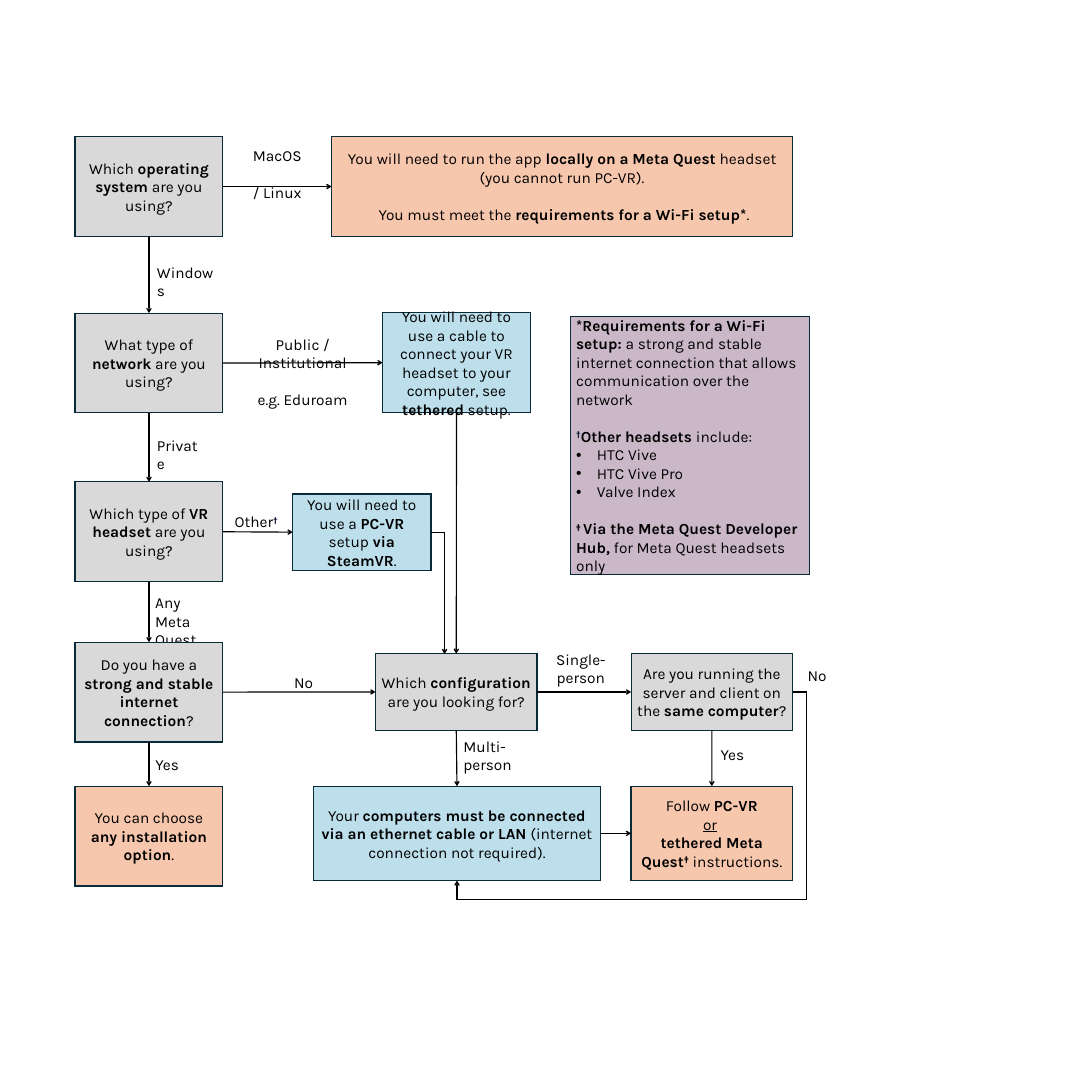
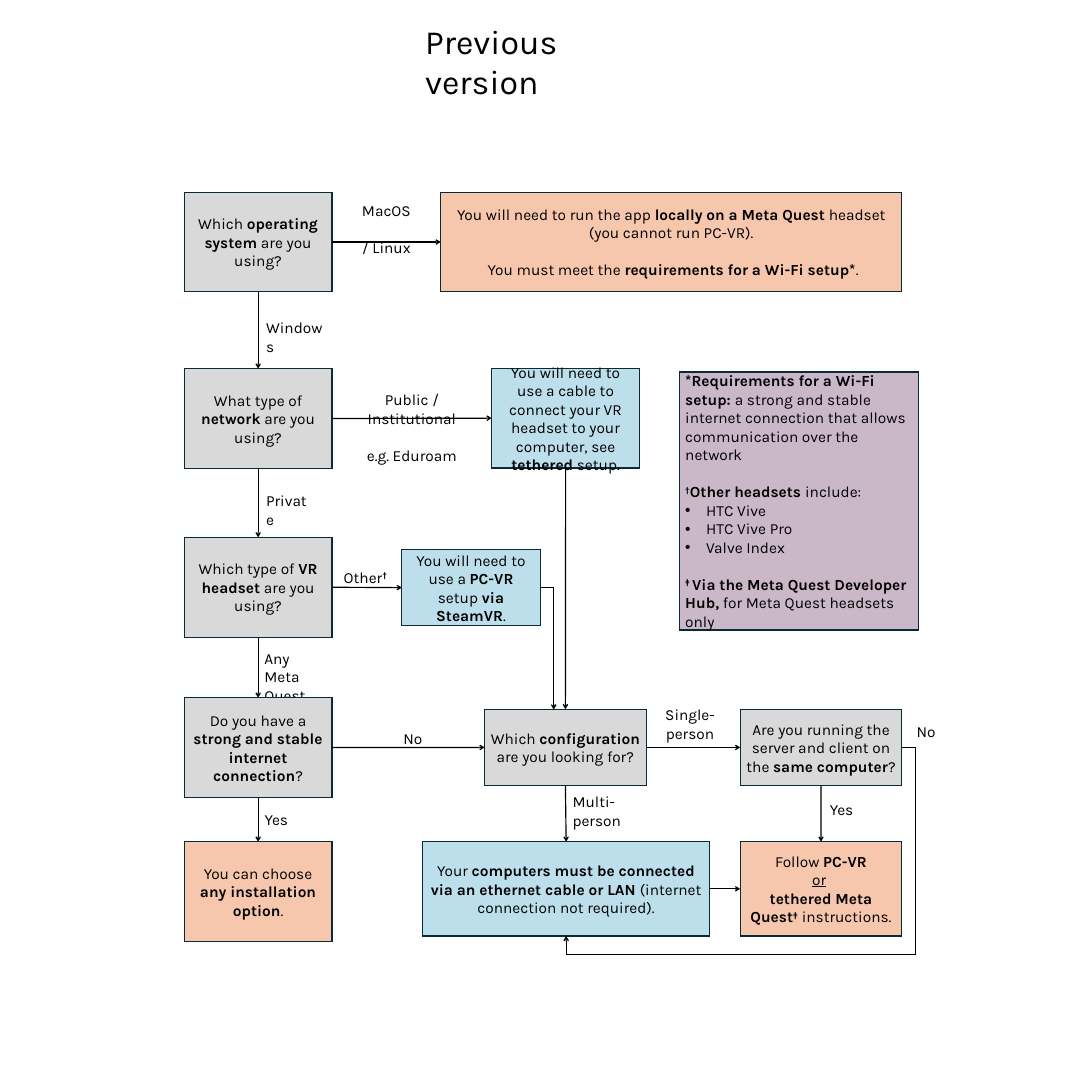
Before and after one commit to IRL2/nanover-docs, a slide deck: slide 2 of source/assets/flow-chart.pptx. Drawn at 1092x1092 pixels with LibreOffice and Linux fonts; fonts in the diff are those of the drawing. Boxes give left, top, right and bottom in pixels: in the first picture for what was removed or moved away, otherwise in the second. Text is boxed around its words. In the diff, an @@ line names an element or a change of style, - is before the commit and + after.

Commit message:
Add option to use mobile hotspot instead of Eduroam (#176)
* Add mobile hotspot as option to flow diagram

Modified the flow diagram for "choosing your iMD-VR setup" to specify that private networks include both private Wi-Fi and mobile hotspots. This change is reflected in the png image and the powerpoint source file. Also added headings to the powerpoint to make it clear what is on each page.

* Add URL to NanoVer-iMD-VR tutorial page

Add hyperlink to nanover-imd-vr github page.

* Clarify use of mobile hotspot for wireless setup

Add clarification to the "requirements for a wireless setup" that you may use a mobile hotspot.

```diff
--- a/source/assets/flow-chart.pptx
+++ b/source/assets/flow-chart.pptx
@@ text added at (425,30,557,95), 44 pt, text #000000 @@
+Previous version
@@ 13 rectangles, 13 arrows, 12 texts, 2 elbow arrows: place and size @@
-13 rectangles, 13 arrows, 12 texts, 2 elbow arrows at (75,136,827,899)
+13 rectangles, 13 arrows, 12 texts, 2 elbow arrows at (184,192,936,954)
```
Also in this commit, not shown: 2 other slides changed, 2 other files.
